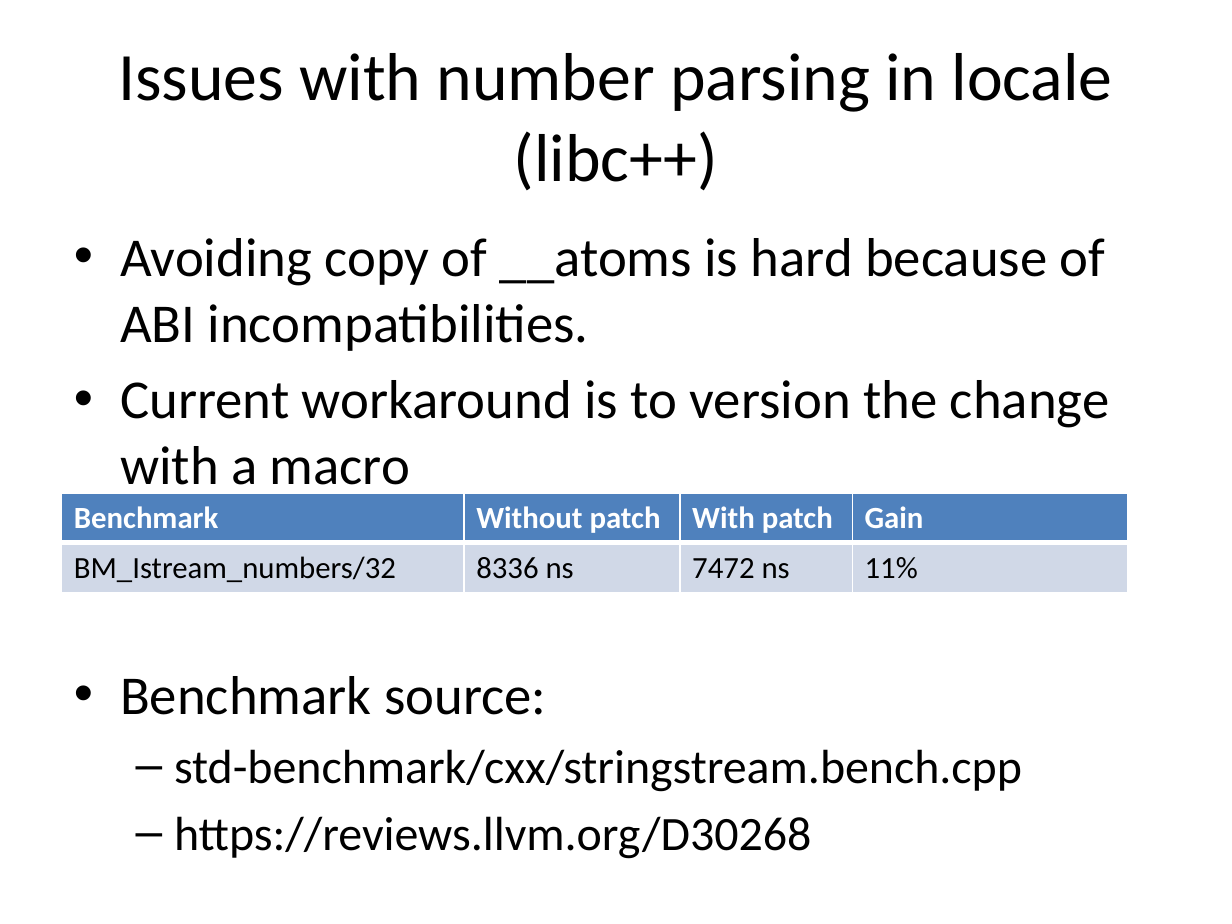
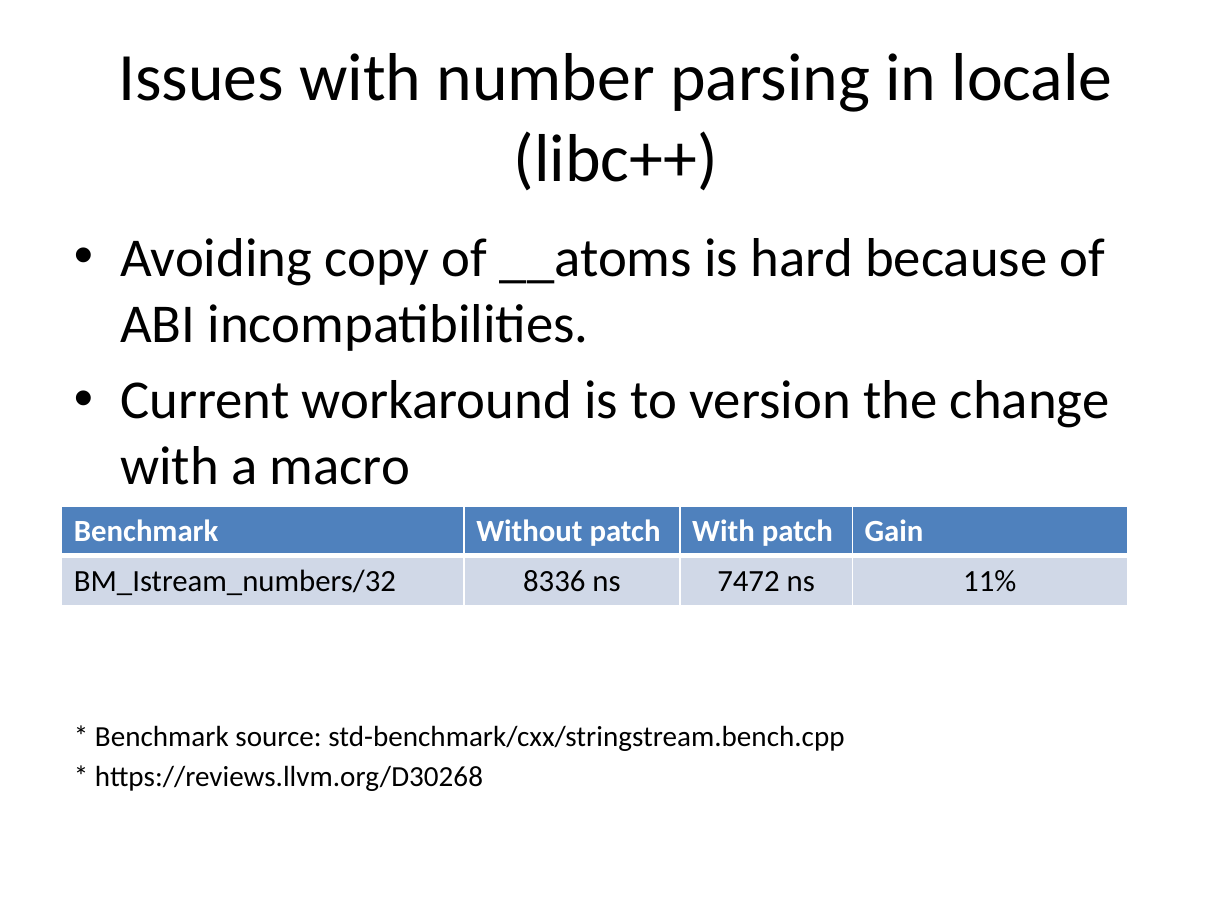
Before and after one commit to hiraditya/std-benchmark, a slide deck: slide 11 of docs/slides/slide-cppnow.pptx. Drawn at 1232x924 pixels with LibreOffice and Linux fonts; fonts in the diff are those of the drawing. Boxes give left, top, right and bottom in pixels: in the first picture for what was removed or moved away, otherwise in the second. Text is boxed around its words. In the diff, an @@ line names an element or a change of style, - is before the commit and + after.

```diff
--- a/docs/slides/slide-cppnow.pptx
+++ b/docs/slides/slide-cppnow.pptx
@@ table at box(62, 506, 1127, 606) @@
@@ alignment left to centre @@
@@ table: place and size @@
-table at box(62, 493, 1127, 593)
+table at box(62, 506, 1127, 606)
@@ text at box(95, 725, 844, 791): text changed; size 28 to 17 pt @@
-• Benchmark source:
-  – std-benchmark/cxx/stringstream.bench.cpp
-  – https://reviews.llvm.org/D30268
+* Benchmark source: std-benchmark/cxx/stringstream.bench.cpp
+* https://reviews.llvm.org/D30268
```
Also in this commit, not shown: 19 other slides changed, 3 slides removed, 1 other file.
